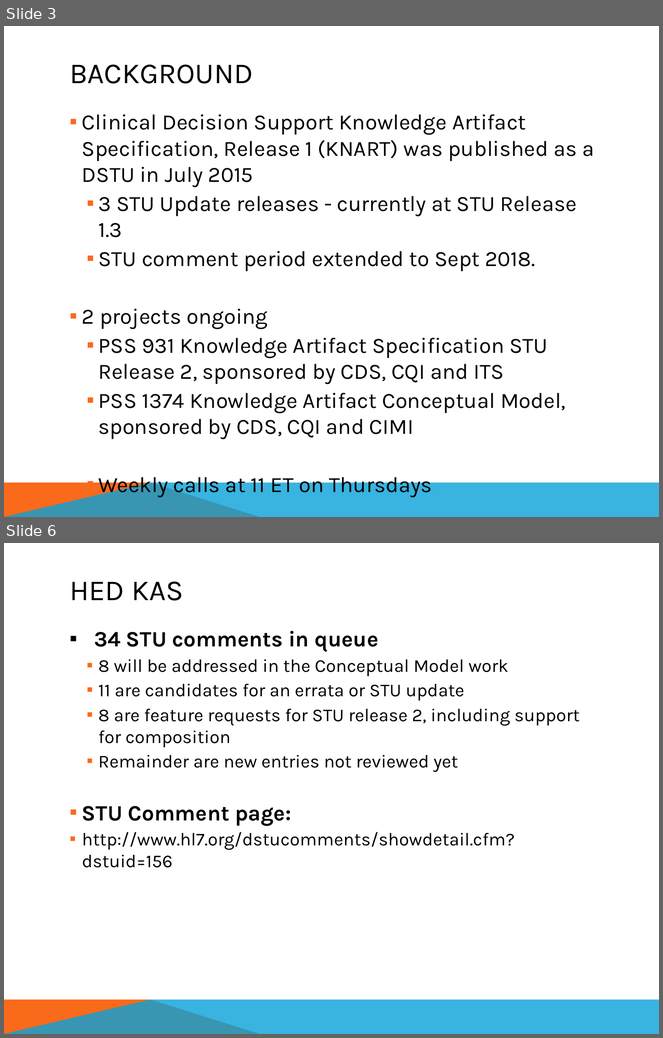
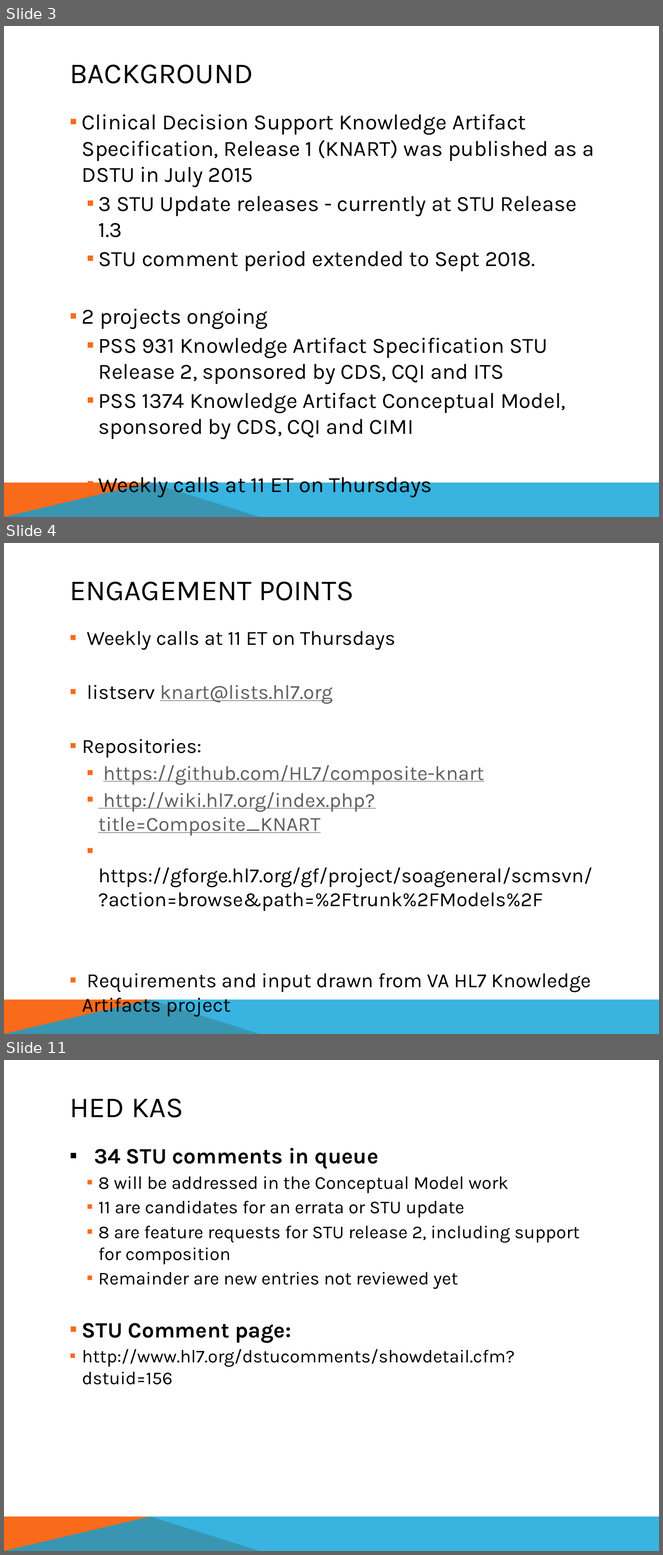
Before and after one commit to HL7/composite-knart, a slide deck: Documents/HL7_KNART_MSY_Jan2018.pptx. Shown one above the other, each under a label of ours: slides 3 and 6 before the commit, slides 3, 4 and 11 after it; the slides between them are not shown. The pictures are 663x1038 and 663x1555 pixels, drawn with LibreOffice and Linux fonts; fonts in the diff are those of the drawing. Boxes give left, top, right and bottom in pixels: in the first picture for what was removed or moved away, otherwise in the second. Text is boxed around its words. In the diff, an @@ line names an element or a change of style, - is before the commit and + after.

```diff
--- a/Documents/HL7_KNART_MSY_Jan2018.pptx
+++ b/Documents/HL7_KNART_MSY_Jan2018.pptx
@@ slide 4 added at (x1=4, y1=543, x2=659, y2=1034), background #FFFFFF; not listed: 2 template elements that a slide beside it also shows @@
@@ title added at (x1=70, y1=581, x2=354, y2=601), 32 pt, text #000000 @@
+ENGAGEMENT POINTS
@@ text added at (x1=82, y1=631, x2=593, y2=1017), 22.2 pt, text #000000 @@
+  ▪ Weekly calls at 11 ET on Thursdays
+  ▪ listserv knart@lists.hl7.org
+  ▪ Repositories:
+    ▪ https://github.com/HL7/composite-knart
+    ▪ http://wiki.hl7.org/index.php?title=Composite_KNART
+    ▪ https://gforge.hl7.org/gf/project/soageneral/scmsvn/?action=browse&path=%2Ftrunk%2FModels%2F
+  ▪ Requirements and input drawn from VA HL7 Knowledge Artifacts project
@@ what was slide 6 is now slide 11 @@
```
Also in this commit, not shown: 4 slides changed, 7 other slides added, 1 slide removed, 1 other file.
